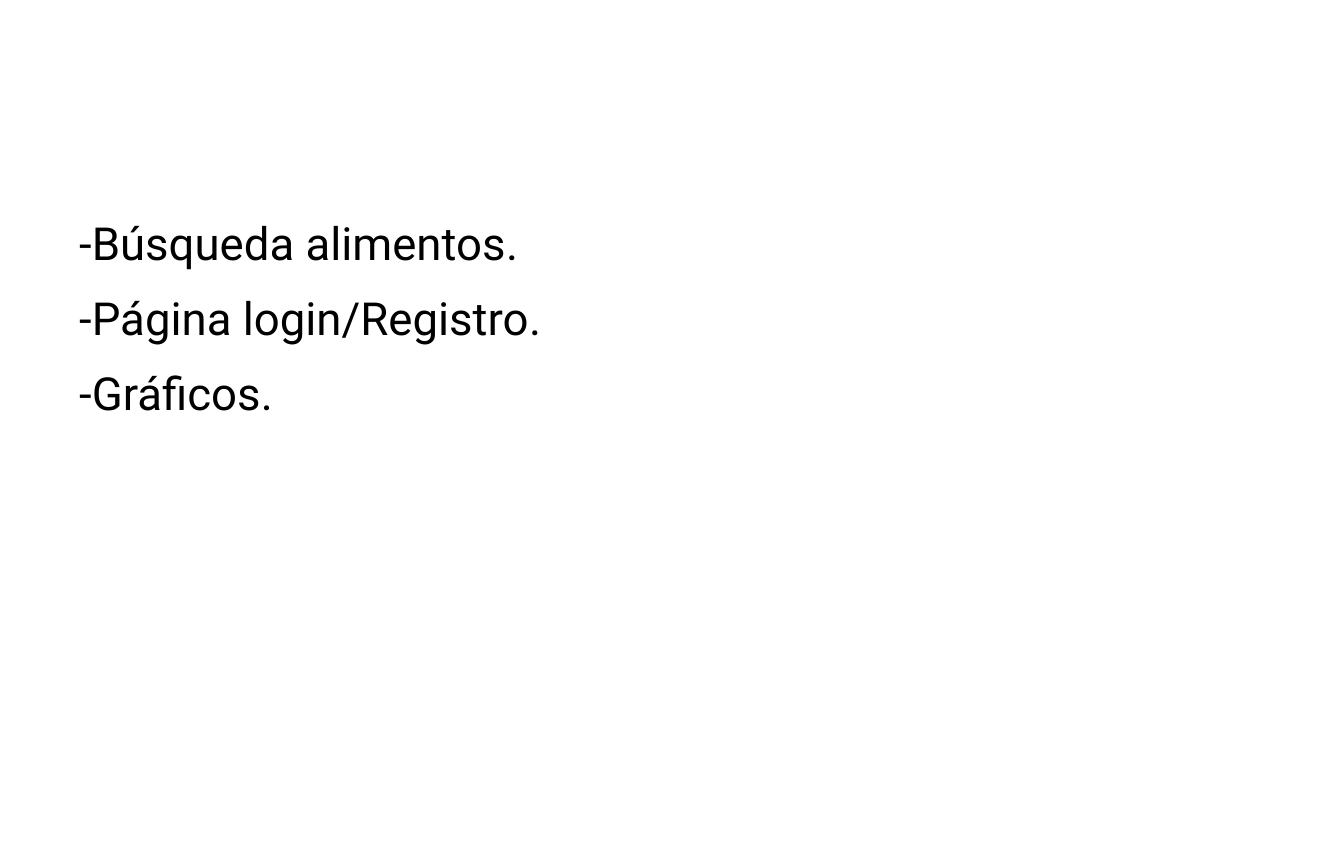
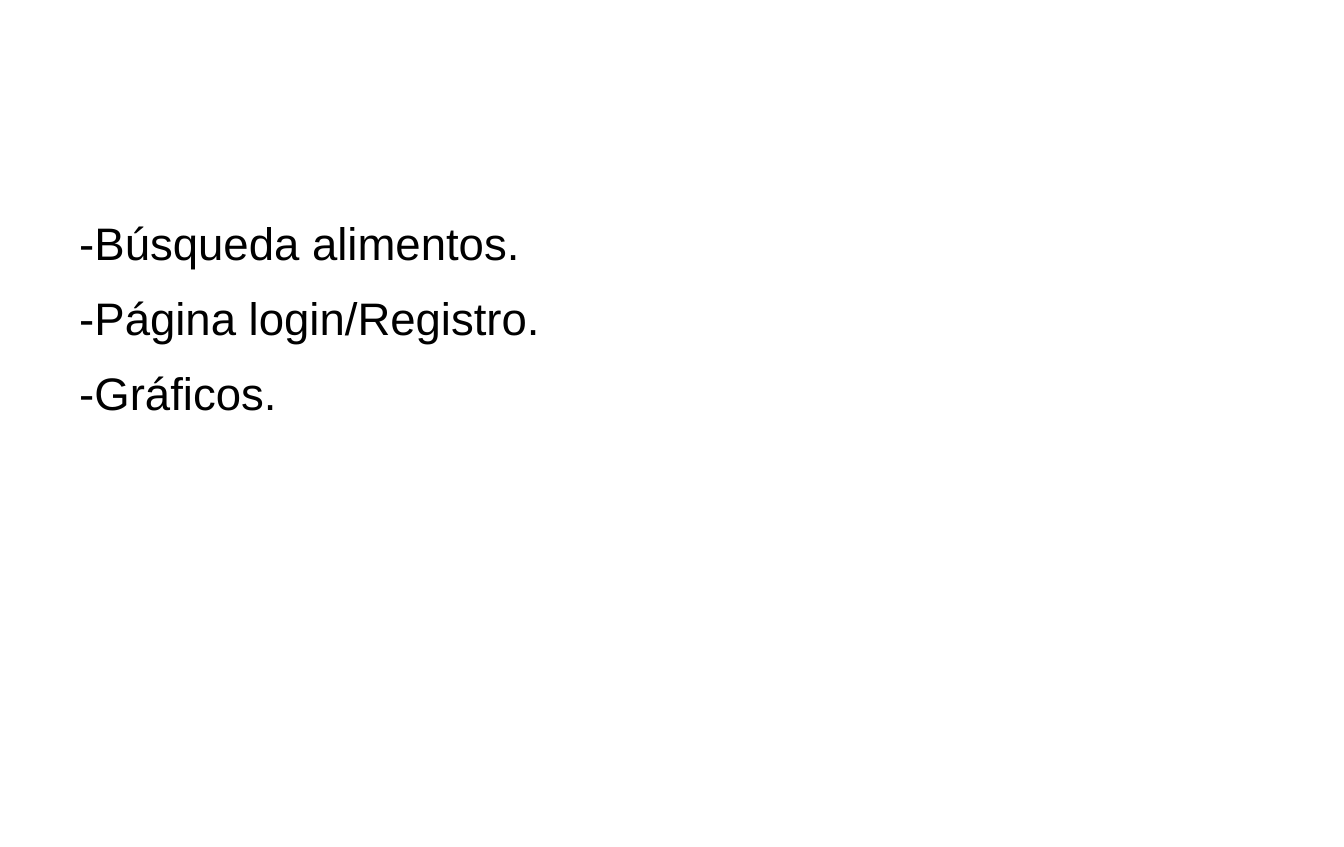
Before and after one commit to jquezadarios/integracion, a slide deck: slide 5 of presentacion/Taller de integracion.pptx. Drawn at 1344x847 pixels with LibreOffice and Linux fonts; fonts in the diff are those of the drawing; background and template pictures are left out. Boxes give left, top, right and bottom in pixels: in the first picture for what was removed or moved away, otherwise in the second. Text is boxed around its words. In the diff, an @@ line names an element or a change of style, - is before the commit and + after.

```diff
--- a/presentacion/Taller de integracion.pptx
+++ b/presentacion/Taller de integracion.pptx
@@ text "-Búsqueda alimentos." at bbox=[79, 226, 540, 411]: font Roboto to Arial @@
```
Also in this commit, not shown: 3 other slides changed, 8 other files.
